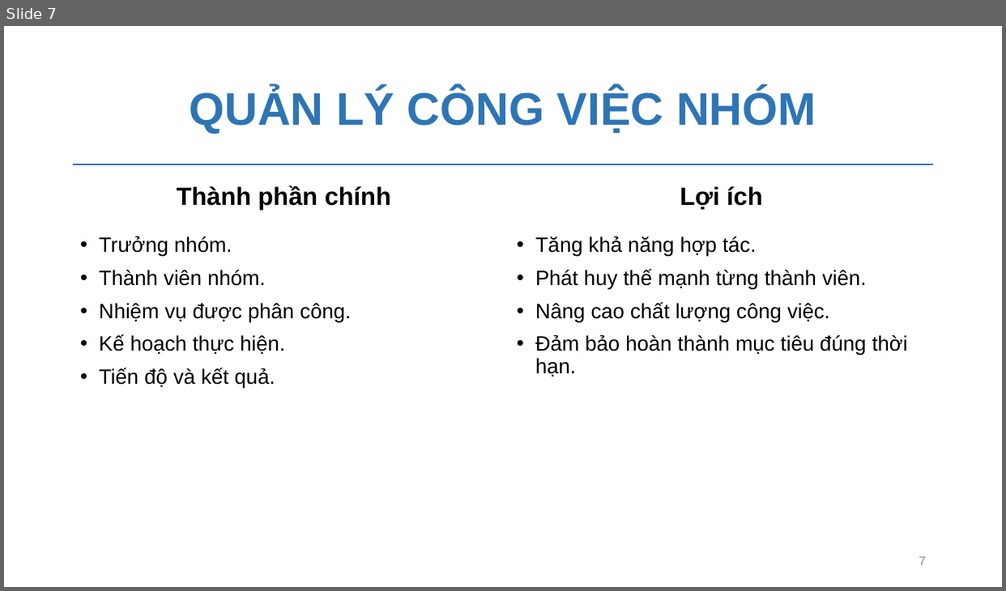
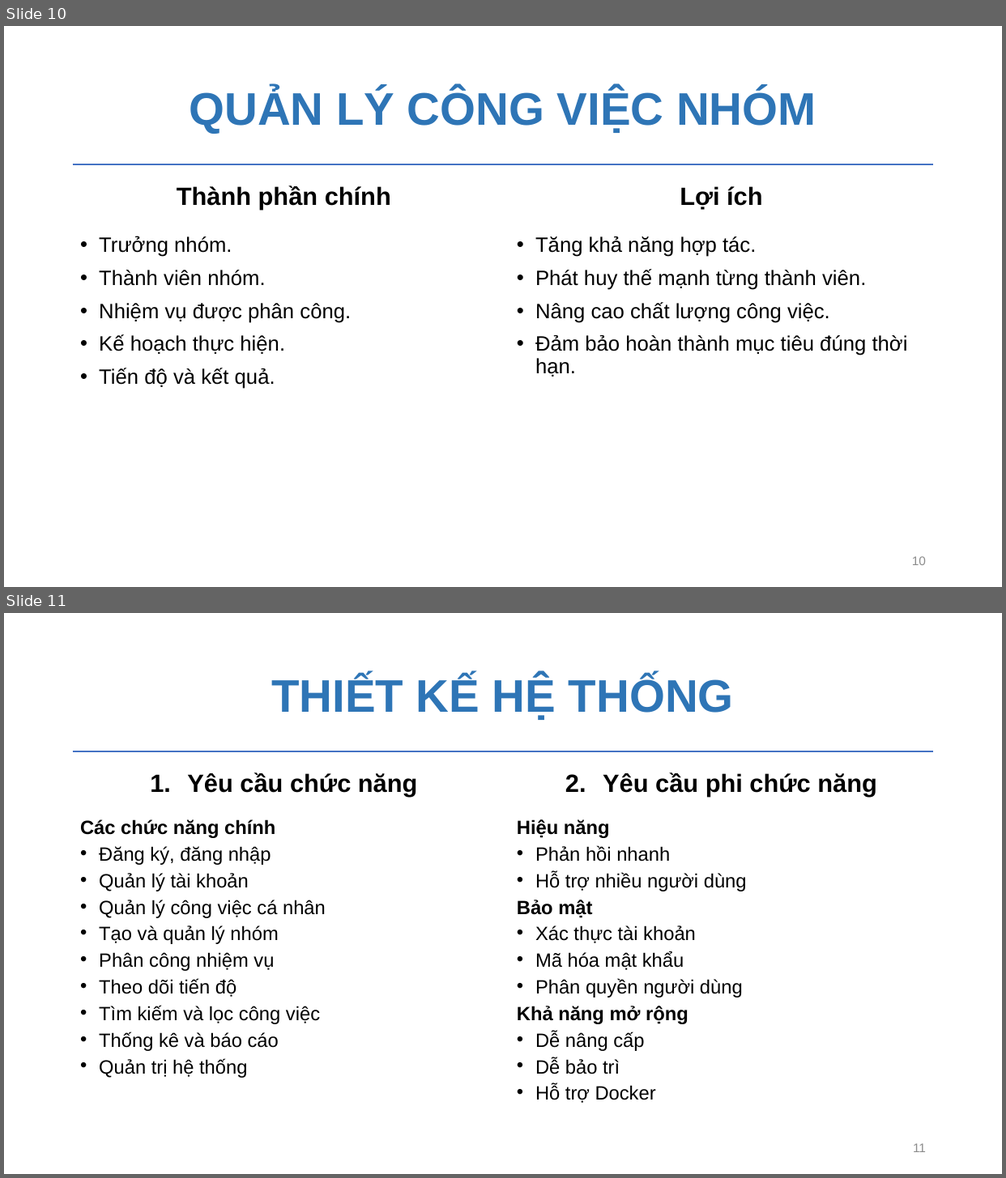
Before and after one commit to chautuyettran/CNPM-nhom17, a slide deck: nhom17.pptx. Shown one above the other, each under a label of ours: slide 7 before the commit, slides 10 and 11 after it. The pictures are 1006x591 and 1006x1178 pixels, drawn with LibreOffice and Linux fonts; fonts in the diff are those of the drawing; background and template pictures are left out. Boxes give left, top, right and bottom in pixels: in the first picture for what was removed or moved away, otherwise in the second. Text is boxed around its words. In the diff, an @@ line names an element or a change of style, - is before the commit and + after.

```diff
--- a/nhom17.pptx
+++ b/nhom17.pptx
@@ slide 11 added at box(4, 613, 1002, 1174), background #FFFFFF; not listed: 1 template element that a slide beside it also shows @@
@@ title added at box(271, 675, 734, 720), 44 pt, text #2E75B6, bold @@
+THIẾT KẾ HỆ THỐNG
@@ text added at box(187, 773, 418, 797), 24 pt, text #000000, bold @@
+1. Yêu cầu chức năng
@@ text added at box(603, 773, 877, 797), 24 pt, text #000000, bold @@
+2. Yêu cầu phi chức năng
@@ text added at box(80, 820, 326, 1078), 18.5 pt, text #000000 @@
+Các chức năng chính
+• Đăng ký, đăng nhập
+• Quản lý tài khoản
+• Quản lý công việc cá nhân
+• Tạo và quản lý nhóm
+• Phân công nhiệm vụ
+• Theo dõi tiến độ
+• Tìm kiếm và lọc công việc
+• Thống kê và báo cáo
+• Quản trị hệ thống
@@ text added at box(517, 820, 747, 1103), 18.5 pt, text #000000 @@
+Hiệu năng
+• Phản hồi nhanh
+• Hỗ trợ nhiều người dùng
+Bảo mật
+• Xác thực tài khoản
+• Mã hóa mật khẩu
+• Phân quyền người dùng
+Khả năng mở rộng
+• Dễ nâng cấp
+• Dễ bảo trì
+• Hỗ trợ Docker
@@ page number added at box(913, 1144, 926, 1152), 12 pt, text #8C8C8C @@
+11
@@ what was slide 7 is now slide 10 @@
@@ page number at box(912, 557, 926, 565): text changed @@
-7
+10
```
Also in this commit, not shown: 8 slides changed, 9 other slides added, 1 slide removed, 17 other files.
